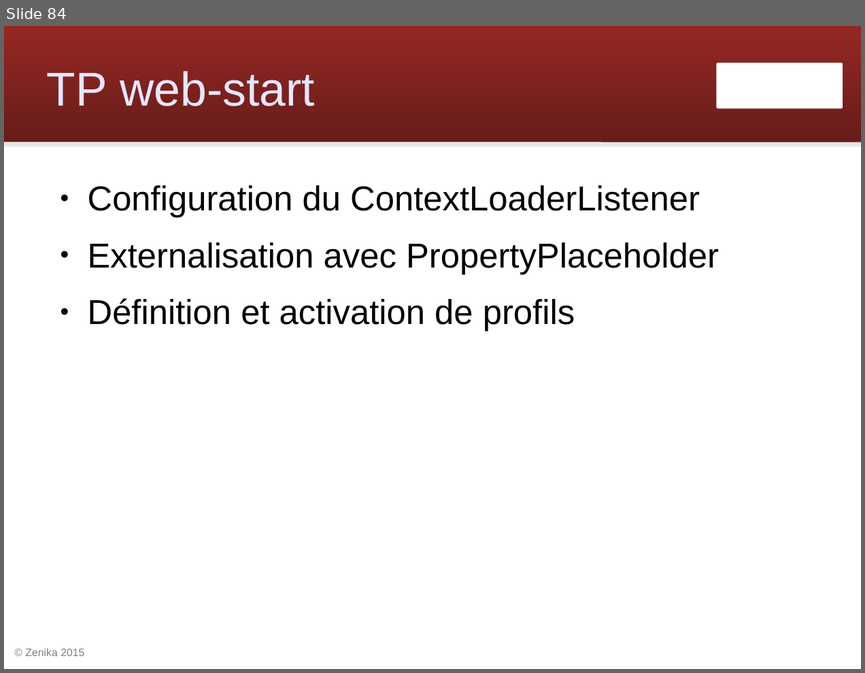
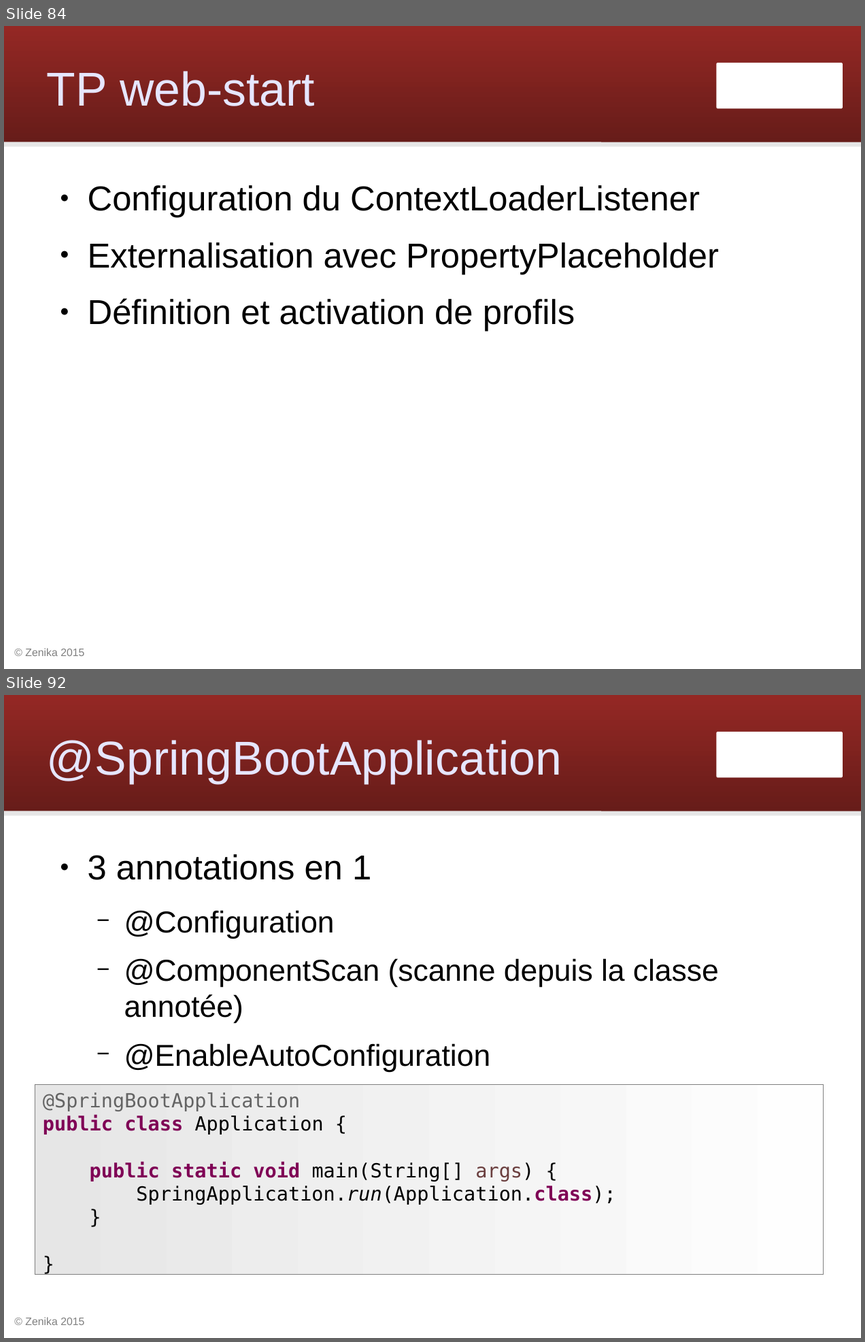
Before and after one commit to Zenika/workshop-spring-core, a slide deck: spring-workshop.odp. Shown one above the other, each under a label of ours: slide 84 before the commit, slides 84 and 92 after it; the slides between them are not shown. The pictures are 865x673 and 865x1342 pixels, drawn with LibreOffice and Linux fonts; fonts in the diff are those of the drawing; background and template pictures are left out. Boxes give left, top, right and bottom in pixels: in the first picture for what was removed or moved away, otherwise in the second. Text is boxed around its words. In the diff, an @@ line names an element or a change of style, - is before the commit and + after.

Commit message:
Créer les slides Spring Boot

```diff
--- a/spring-workshop.odp
+++ b/spring-workshop.odp
@@ slide 92 added at (4,695,861,1338), background #FFFFFF; not listed: 4 template elements that a slide beside it also shows @@
@@ title added at (47,740,562,783), 44 pt, text #E6E6FF @@
+@SpringBootApplication
@@ text added at (88,854,719,1072), 28 pt, text #000000 @@
+● 3 annotations en 1
+  − @Configuration
+  − @ComponentScan (scanne depuis la classe annotée)
+  − @EnableAutoConfiguration
@@ rectangle added at (35,1085,823,1274), fill gradient #E6E6E6 to #FEFEFE, outline #808080 0 pt, 18 pt, text #000000 @@
+@SpringBootApplication
+public class Application {
+public static void main(String[] args) {
+SpringApplication.run(Application.class);
+}
+}
```
Also in this commit, not shown: 1 slide changed, 21 other slides added, 4 other files.
